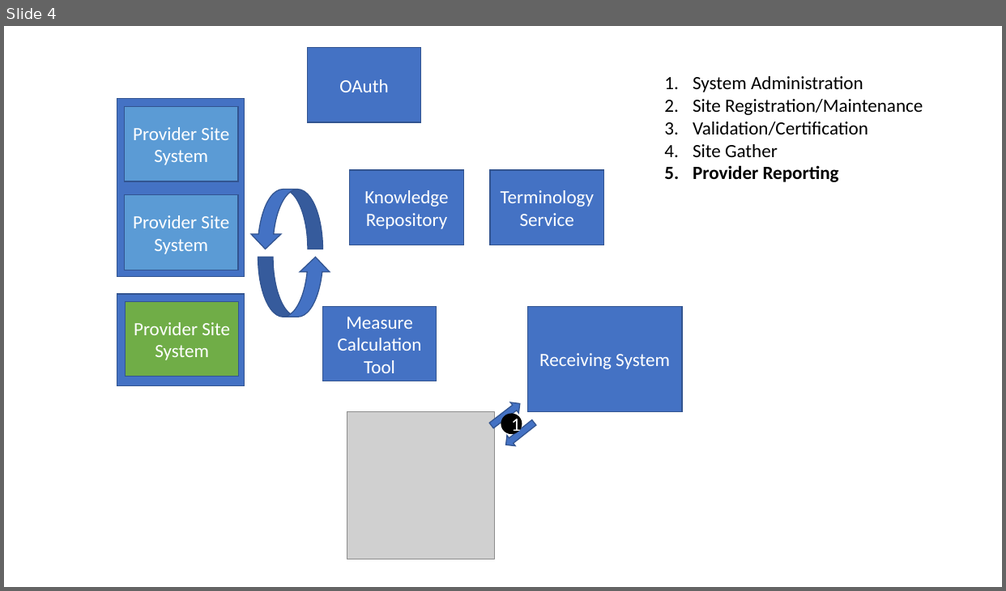
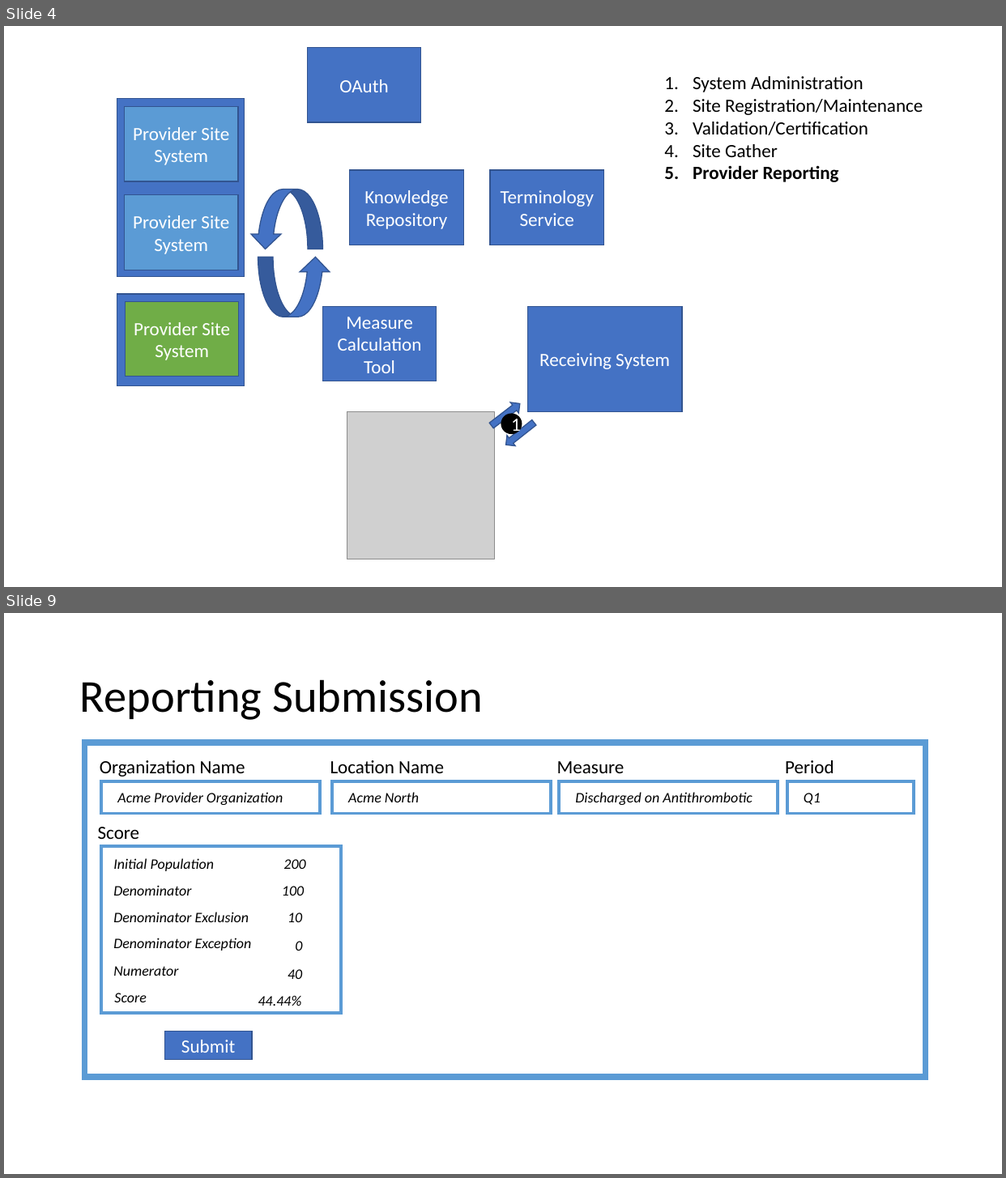
Before and after one commit to cqframework/mct-ig, a slide deck: docs/Yale MCP.pptx. Shown one above the other, each under a label of ours: slide 4 before the commit, slides 4 and 9 after it; the slides between them are not shown. The pictures are 1006x591 and 1006x1178 pixels, drawn with LibreOffice and Linux fonts; fonts in the diff are those of the drawing; grey boxes stand for pictures. Boxes give left, top, right and bottom in pixels: in the first picture for what was removed or moved away, otherwise in the second. Text is boxed around its words. In the diff, an @@ line names an element or a change of style, - is before the commit and + after.

```diff
--- a/docs/Yale MCP.pptx
+++ b/docs/Yale MCP.pptx
@@ slide 9 added at [4,613,1002,1174], background #FFFFFF @@
@@ title added at [80,679,483,720], 44 pt, text #000000 @@
+Reporting Submission
@@ rectangle added at [85,743,926,1078], outline #5B9BD5 6 pt @@
@@ text added at [100,760,245,777], 18 pt, text #000000 @@
+Organization Name
@@ rectangle added at [101,781,320,814], outline #5B9BD5 3 pt @@
@@ text added at [330,760,444,773], 18 pt, text #000000 @@
+Location Name
@@ rectangle added at [332,781,551,814], outline #5B9BD5 3 pt @@
@@ text added at [557,761,624,773], 18 pt, text #000000 @@
+Measure
@@ rectangle added at [560,781,778,814], outline #5B9BD5 3 pt @@
@@ text added at [785,760,834,773], 18 pt, text #000000 @@
+Period
@@ rectangle added at [787,781,914,814], outline #5B9BD5 3 pt @@
@@ text added at [117,792,283,805], 14 pt, text #000000, italic @@
+Acme Provider Organization
@@ text added at [348,792,419,803], 14 pt, text #000000, italic @@
+Acme North
@@ text added at [575,792,752,805], 14 pt, text #000000, italic @@
+Discharged on Antithrombotic
@@ text added at [803,793,820,805], 14 pt, text #000000, italic @@
+Q1
@@ text added at [98,827,140,839], 18 pt, text #000000 @@
+Score
@@ rectangle added at [101,845,341,1013], outline #5B9BD5 3 pt @@
@@ text added at [113,858,215,871], 14 pt, text #000000, italic @@
+Initial Population
@@ text added at [283,859,305,869], 14 pt, text #000000, italic @@
+200
@@ text added at [113,885,191,896], 14 pt, text #000000, italic @@
+Denominator
@@ text added at [282,886,304,896], 14 pt, text #000000, italic @@
+100
@@ text added at [113,912,249,922], 14 pt, text #000000, italic @@
+Denominator Exclusion
@@ text added at [288,913,302,922], 14 pt, text #000000, italic @@
+10
@@ text added at [113,938,252,951], 14 pt, text #000000, italic @@
+Denominator Exception
@@ text added at [295,941,302,951], 14 pt, text #000000, italic @@
+0
@@ text added at [113,966,178,976], 14 pt, text #000000, italic @@
+Numerator
@@ text added at [288,969,302,979], 14 pt, text #000000, italic @@
+40
@@ text added at [114,993,146,1003], 14 pt, text #000000, italic @@
+Score
@@ text added at [258,995,302,1006], 14 pt, text #000000, italic @@
+44.44%
@@ rectangle added at [165,1032,252,1060], fill #4472C4, outline #325491 1 pt, 18 pt, text #FFFFFF @@
+Submit
```
Also in this commit, not shown: 4 other slides added.
